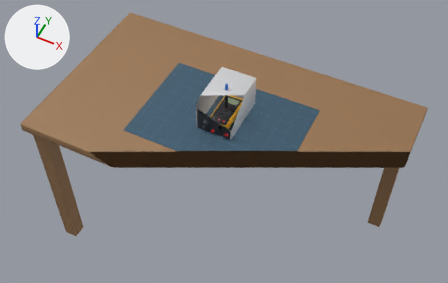
The glTF model public/models/parts.glb: old version first, new version second.
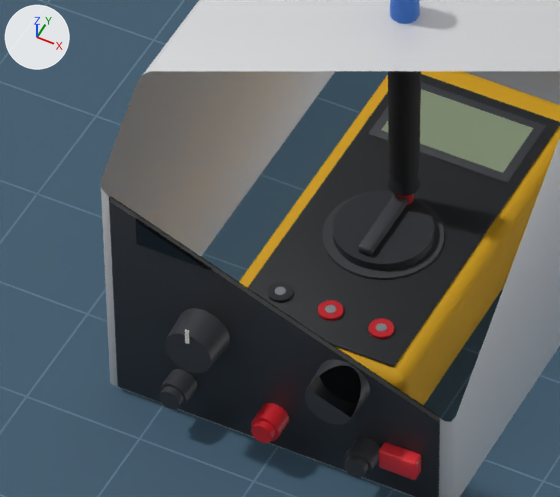
Each version is shown whole from a 50 mm camera at (757.0, -1535.0, 1759.0) aimed at (27.0, -76.0, -64.0), then close up on the part from 41% to 54% of the width and 31% to 49% of the height. The axes (+X, +Y, +Z) are drawn at upper left. The lights are the same throughout. The first two pictures are the older version. Everything nearer to the camera than a plane just in front of the edit is cut away. Where no turn or scale is listed for an object, it has been applied to the vertices.

Names of what the first close-up shows: 'env_bench_mat', 'tool_iron_grip', 'tool_multimeter_bezel', 'tool_multimeter_boot', 'tool_multimeter_dialknob', 'tool_multimeter_dialring', 'tool_multimeter_face', 'tool_multimeter_lcd', 'tool_psu_case', 'tool_psu_knob0', 'tool_psu_knob1', 'tool_psu_panel' and 31 more.
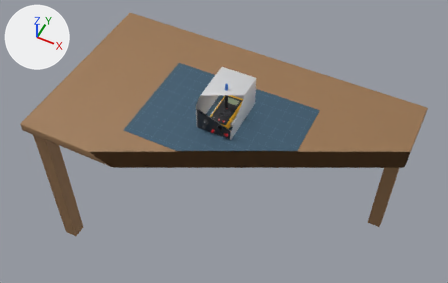
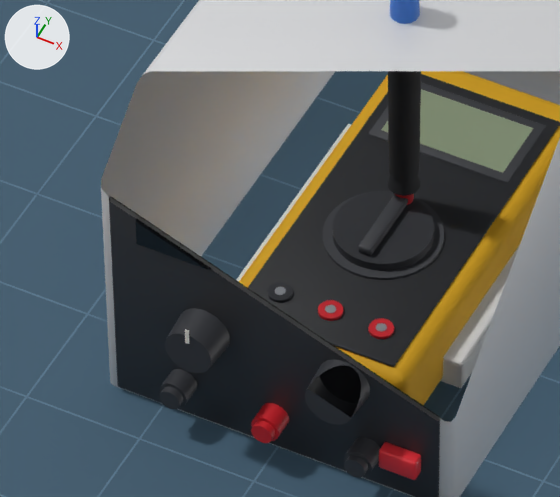
Diff of the bpy script that builds the scene:
```diff
--- a/public/models/parts.glb.py
+++ b/public/models/parts.glb.py
@@ mat_case_plastic @@
+mat_case_plastic = principled_material('case_plastic')
+mat_case_plastic.base_color = (0.871, 0.871, 0.855)  # white #f0f0ee
+mat_case_plastic.roughness = 0.35
@@ me_enc_shell_wy1 @@
+me_enc_shell_wy1.from_pydata(...)  # a box spanning x -50.0..50.0, y -50.0..-48.0, z 0.0..14.0
+me_enc_shell_wy1.materials.append(mat_case_plastic)  # white #f0f0ee
@@ me_enc_shell_wx1 @@
+me_enc_shell_wx1.from_pydata(...)  # a box spanning x 48.0..50.0, y -50.0..50.0, z 0.0..14.0
+me_enc_shell_wx1.materials.append(mat_case_plastic)  # white #f0f0ee
@@ me_enc_shell_top @@
+me_enc_shell_top.from_pydata(...)  # 56 vertices, 108 faces; spans x -50.0..50.0, y -50.0..50.0, z 14.0..16.0
+me_enc_shell_top.materials.append(mat_case_plastic)  # white #f0f0ee
@@ ob_enc_shell_wy1 @@
+ob_enc_shell_wy1 = bpy.data.objects.new('enc_shell_wy1', me_enc_shell_wy1)
+ob_enc_shell_wy1.location = (0.0, 0.0, 0.0)
@@ ob_enc_shell_wx1 @@
+ob_enc_shell_wx1 = bpy.data.objects.new('enc_shell_wx1', me_enc_shell_wx1)
+ob_enc_shell_wx1.location = (0.0, 0.0, 0.0)
@@ ob_enc_shell_top @@
+ob_enc_shell_top = bpy.data.objects.new('enc_shell_top', me_enc_shell_top)
+ob_enc_shell_top.location = (0.0, 0.0, 0.0)
```

Changed parts and their boxes (x1, y1, x2, y2) in the close-ups (560 x 497 px):
'enc_shell_top', added
    after: (236, 124, 519, 366)
'enc_shell_wy1', added
    after: (440, 360, 464, 388)
'enc_shell_wx1', added
    after: (457, 325, 490, 388)
